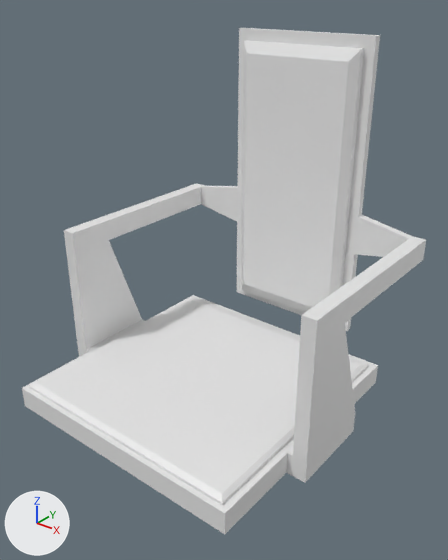
The Blender file Assets/models/spaceship/dec/seat1.blend as it was, and as the next commit left it.
Rendered twice from a 50 mm camera at (1.87, -2.17, 1.91) aimed at (0.09, 0.05, 0.53). The axes (+X, +Y, +Z) are drawn at lower left. The lights are the same throughout. The older version comes first.
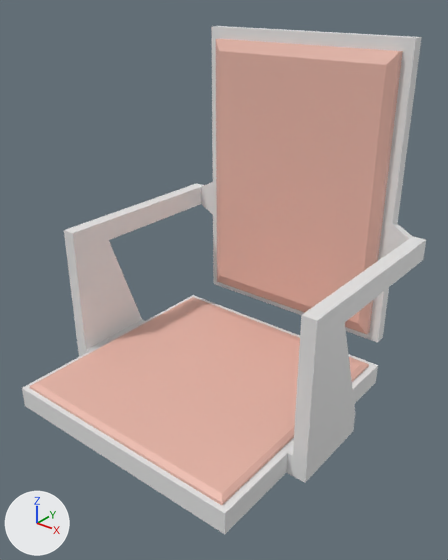
Location of each change, (x1, y1, x2, y2) in pixels of the pictures (448 x 560 px):
'Cube', reshaped
    before: (22, 28, 426, 534)
    after: (22, 26, 426, 534)
part 1 of me_cube, built on
    before: (201, 28, 413, 331)
    after: (201, 26, 422, 342)
part 2 of me_cube, recoloured (white to beige)
    before: (30, 40, 369, 505)
    after: (30, 39, 403, 505)

Diff of the bpy script that builds the scene:
```diff
--- a/Assets/models/spaceship/dec/seat1.blend.py
+++ b/Assets/models/spaceship/dec/seat1.blend.py
@@ mat_material @@
+mat_material = principled_material('Material')
+mat_material.base_color = (0.8, 0.8, 0.8)  # white #e7e7e7
@@ mat_material_001 @@
+mat_material_001 = principled_material('Material.001')
+mat_material_001.base_color = (0.8, 0.468, 0.391)  # beige #e7b6a8
@@ me_cube @@
 # used by ob_cube; location = (0.0, 0.0, 0.0)
 # verts and faces of me_cube; kept vertices keep their numbers, new ones are numbered from 82
 # before: 40 (0.42, 0.83, 0.73) at pixel (358, 216), 41 (0.42, 0.83, 0.5) at pixel (354, 254), 42 (0.42, 0.87, 0.73) at pixel (361, 214), 43 (0.42, 0.87, 0.5), 44 (0.42, 0.83, 1.66) at pixel (376, 35)
 # before: 45 (0.42, 0.83, -0.01) at pixel (346, 331), 46 (0.42, 0.87, 1.66) at pixel (380, 35), 47 (0.42, 0.87, -0.01) at pixel (350, 328), 50 (0.0, 0.87, 1.66) at pixel (306, 31), 51 (0.0, 0.87, -0.01)
 # before: 54 (0.36, 0.83, 0.04), 55 (0.36, 0.83, 1.6) at pixel (364, 48), 58 (0.36, 0.8, 0.04), 59 (0.36, 0.8, 1.6) at pixel (361, 49), 80 (0.32, 0.77, 0.11)
 # before: 81 (0.32, 0.77, 1.54) at pixel (348, 61)
-me_cube.from_pydata(...)  # 82 vertices, 66 faces; spans x 0.0..0.8, y -0.7..0.87, z -0.18..1.66
+me_cube.from_pydata(...)  # 86 vertices, 69 faces; spans x 0.0..0.8, y -0.7..0.9, z -0.18..1.66
+# me_cube part 1
+delete_faces([(46, 47, 51, 50)])
+for i in [*range(40, 48), 54, 55, 58, 59, 80, 81]: verts[i] += (0.2, 0.0, 0.0)
+for new, old in zip([*range(82, 86)], [46, 47, 50, 51]): verts[new] = verts[old] + (0.0, 0.03, 0.0)
+faces += [(47, 51, 85, 83), (82, 83, 85, 84), (46, 82, 84, 50), (46, 47, 83, 82)]  # mat_material (white #e7e7e7)
+# me_cube part 2: 20 faces spanning x 0.0..0.66, y -0.67..0.83, z -0.07..1.6 switch from no material to mat_material_001 (beige #e7b6a8)
+me_cube.materials.append(mat_material)  # white #e7e7e7
```
